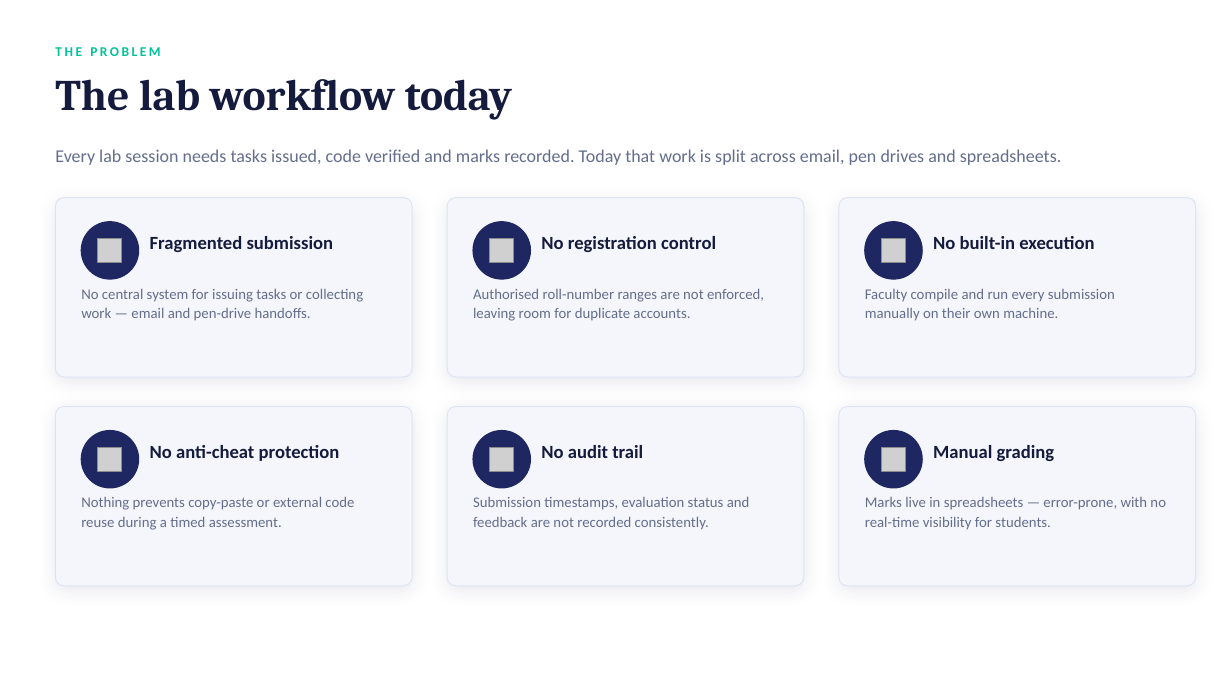
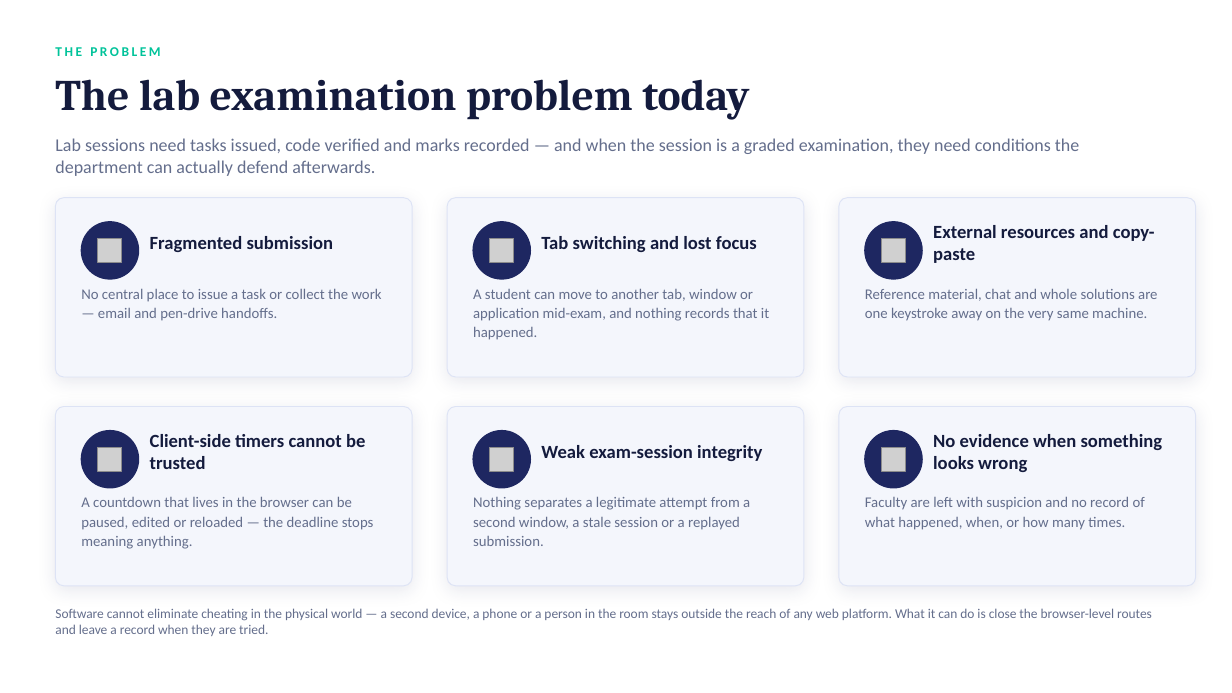
Before and after one commit to vudigapranav/LabSubmit, a slide deck: slide 2 of Proposal/LabSubmit_HOD_Presentation.pptx. Drawn at 1232x693 pixels with LibreOffice and Linux fonts; fonts in the diff are those of the drawing; grey boxes stand for pictures. Boxes give left, top, right and bottom in pixels: in the first picture for what was removed or moved away, otherwise in the second. Text is boxed around its words. In the diff, an @@ line names an element or a change of style, - is before the commit and + after.

Commit message:
Final commit of everything

```diff
--- a/Proposal/LabSubmit_HOD_Presentation.pptx
+++ b/Proposal/LabSubmit_HOD_Presentation.pptx
@@ text at (x1=55, y1=79, x2=749, y2=120): text changed @@
-The lab workflow today
+The lab examination problem today
@@ text at (x1=55, y1=138, x2=1079, y2=176): text changed @@
-Every lab session needs tasks issued, code verified and marks recorded. Today that work is split across email, pen drives and spreadsheets.
+Lab sessions need tasks issued, code verified and marks recorded — and when the session is a graded examination, they need conditions the department can actually defend afterwards.
@@ text at (x1=541, y1=236, x2=757, y2=252): text changed @@
-No registration control
+Tab switching and lost focus
@@ text at (x1=933, y1=225, x2=1155, y2=263): text changed @@
-No built-in execution
+External resources and copy-paste
@@ text at (x1=81, y1=289, x2=382, y2=321): text changed @@
-No central system for issuing tasks or collecting work — email and pen-drive handoffs.
+No central place to issue a task or collect the work — email and pen-drive handoffs.
@@ text at (x1=473, y1=289, x2=769, y2=340): text changed @@
-Authorised roll-number ranges are not enforced, leaving room for duplicate accounts.
+A student can move to another tab, window or application mid-exam, and nothing records that it happened.
@@ text at (x1=865, y1=289, x2=1157, y2=321): text changed @@
-Faculty compile and run every submission manually on their own machine.
+Reference material, chat and whole solutions are one keystroke away on the very same machine.
@@ text at (x1=150, y1=434, x2=365, y2=469): text changed @@
-No anti-cheat protection
+Client-side timers cannot be trusted
@@ text at (x1=541, y1=445, x2=762, y2=461): text changed @@
-No audit trail
+Weak exam-session integrity
@@ text at (x1=933, y1=434, x2=1163, y2=472): text changed @@
-Manual grading
+No evidence when something looks wrong
@@ text at (x1=81, y1=497, x2=374, y2=549): text changed @@
-Nothing prevents copy-paste or external code reuse during a timed assessment.
+A countdown that lives in the browser can be paused, edited or reloaded — the deadline stops meaning anything.
@@ text at (x1=473, y1=497, x2=750, y2=546): text changed @@
-Submission timestamps, evaluation status and feedback are not recorded consistently.
+Nothing separates a legitimate attempt from a second window, a stale session or a replayed submission.
@@ text at (x1=865, y1=497, x2=1145, y2=530): text changed @@
-Marks live in spreadsheets — error-prone, with no real-time visibility for students.
+Faculty are left with suspicion and no record of what happened, when, or how many times.
@@ text added at (x1=55, y1=608, x2=1152, y2=636), 10.5 pt, text #646E8C @@
+Software cannot eliminate cheating in the physical world — a second device, a phone or a person in the room stays outside the reach of any web platform. What it can do is close the browser-level routes and leave a record when they are tried.
```
Also in this commit, not shown: 8 other slides changed, 7 slides added, 21 other files.
